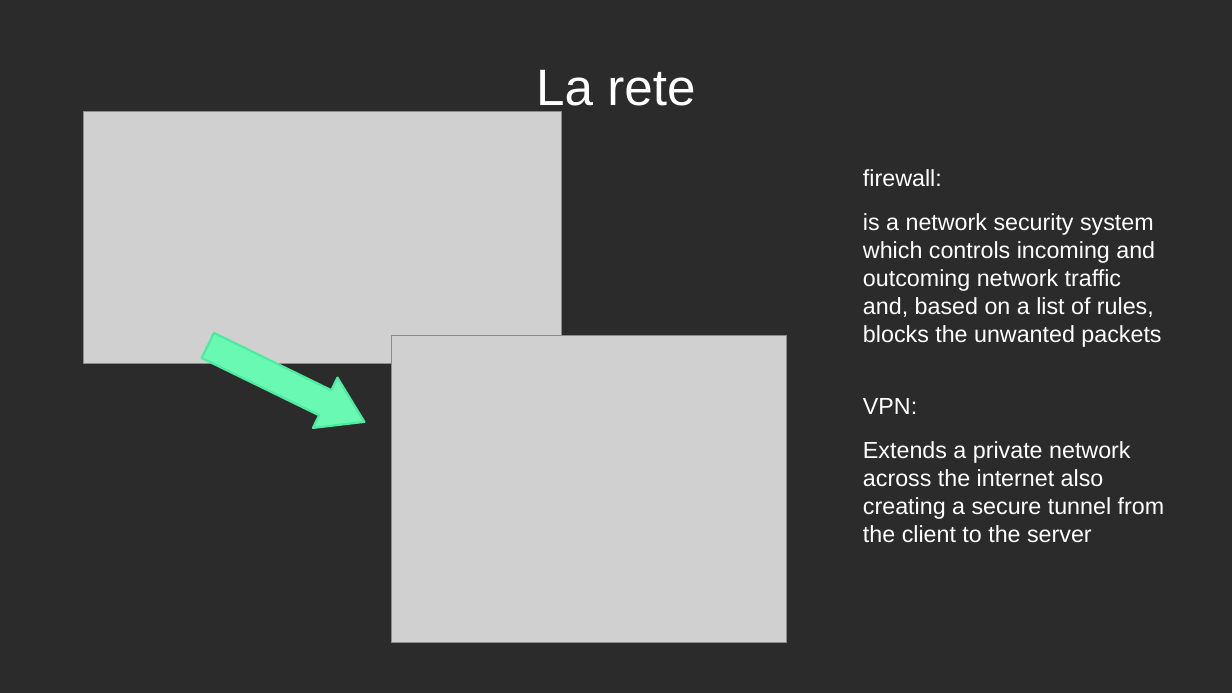
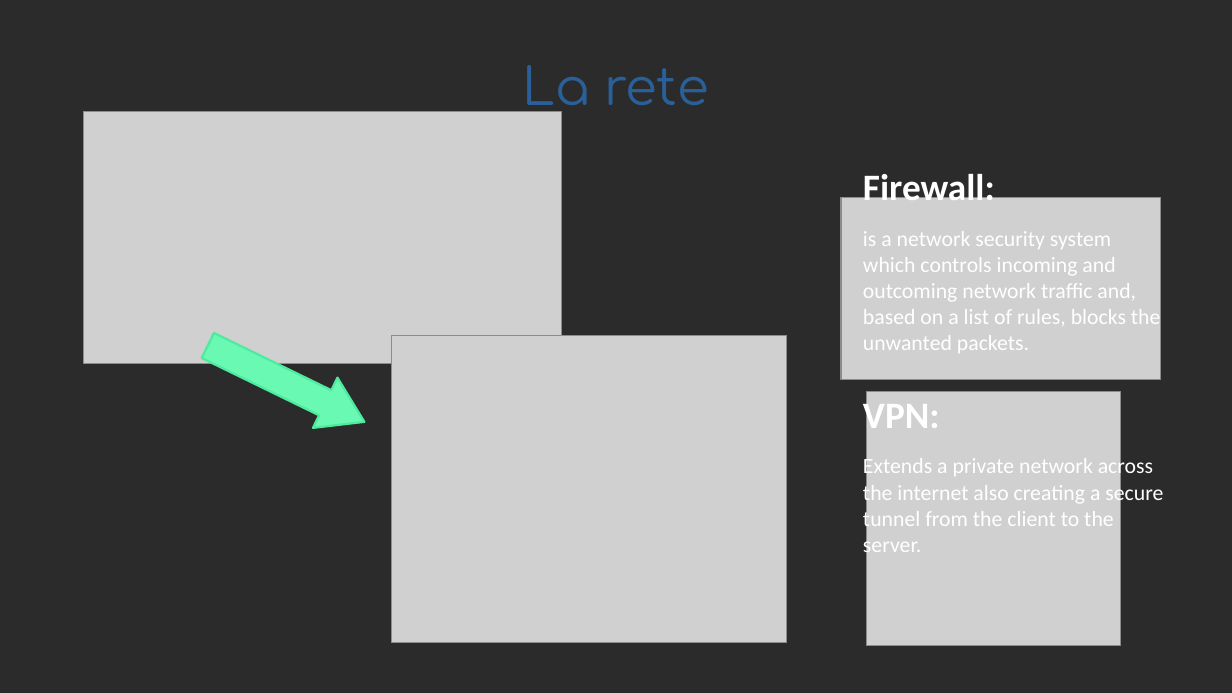
Before and after one commit to WAPEETY/media-way, a slide deck: slide 4 of proof_of_concept/esame_di_stato.odp. Drawn at 1232x693 pixels with LibreOffice and Linux fonts; fonts in the diff are those of the drawing; grey boxes stand for pictures; background and template pictures are left out; a plain dark background stands for a picture behind light text. Boxes give left, top, right and bottom in pixels: in the first picture for what was removed or moved away, otherwise in the second. Text is boxed around its words. In the diff, an @@ line names an element or a change of style, - is before the commit and + after.

```diff
--- a/proof_of_concept/esame_di_stato.odp
+++ b/proof_of_concept/esame_di_stato.odp
@@ title "La rete" at [523,65,709,118]: font Arial to Comfortaa, text colour #FFFFFF to #2A6099 @@
@@ text at [863,169,1160,353]: text changed; size 15 to 14 pt; font Arial to Calibri @@
-firewall:
-is a network security system which controls incoming and outcoming network traffic and, based on a list of rules, blocks the unwanted packets
+Firewall:
+is a network security system which controls incoming and outcoming network traffic and, based on a list of rules, blocks the unwanted packets.
@@ picture added at [842,197,1162,379] @@
@@ text at [863,397,940,437]: size 15 to 24 pt, font Arial to Calibri, bold on in "VPN:" @@
@@ picture added at [866,391,1121,646] @@
@@ text at [863,455,1163,559]: text changed; size 15 to 14 pt; font Arial to Calibri @@
-Extends a private network across the internet also creating a secure tunnel from the client to the server
+Extends a private network across the internet also creating a secure tunnel from the client to the server.
```
Also in this commit, not shown: 11 other slides changed, 1 slide added, 1 slide removed, 12 other files.
